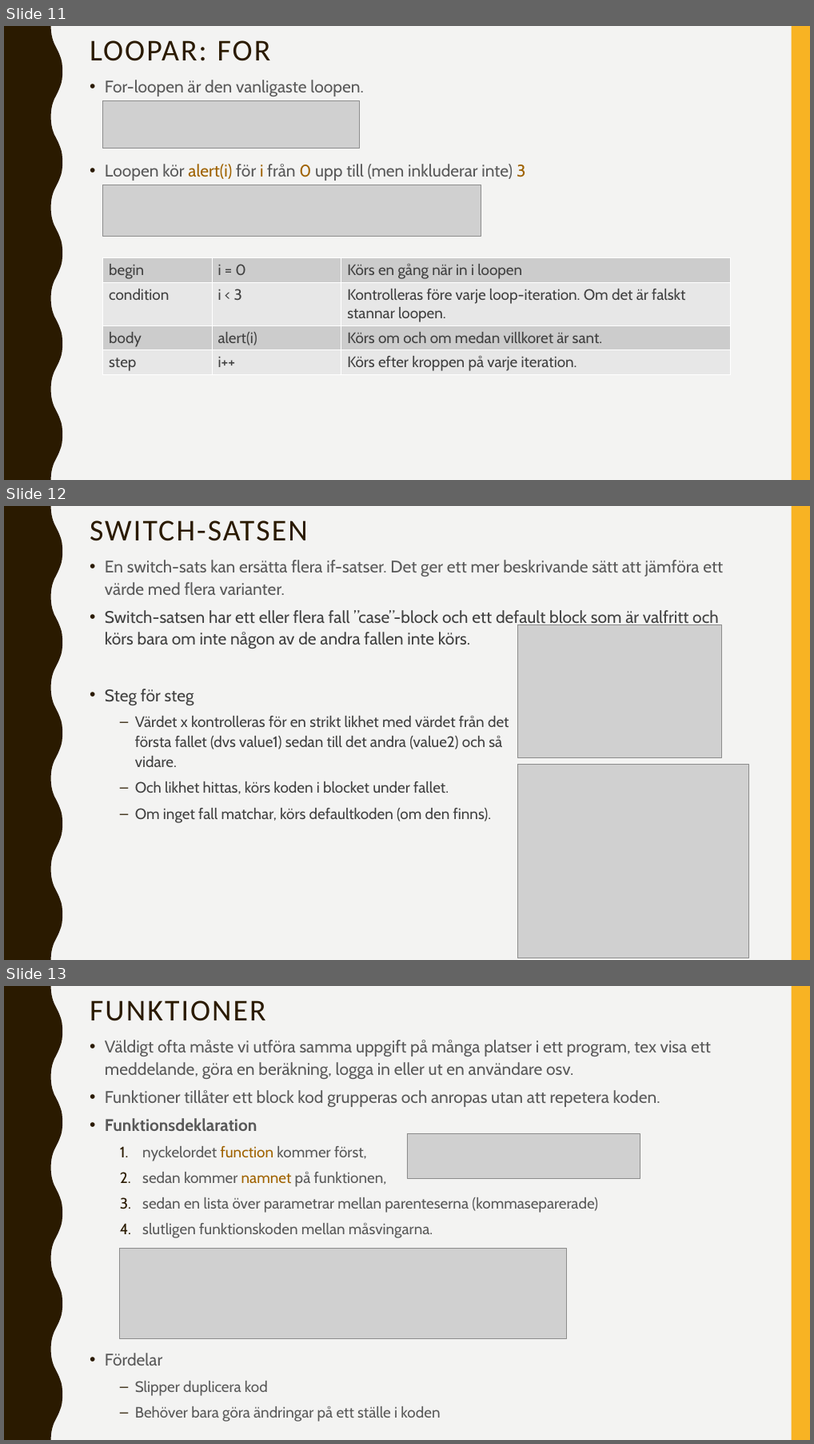
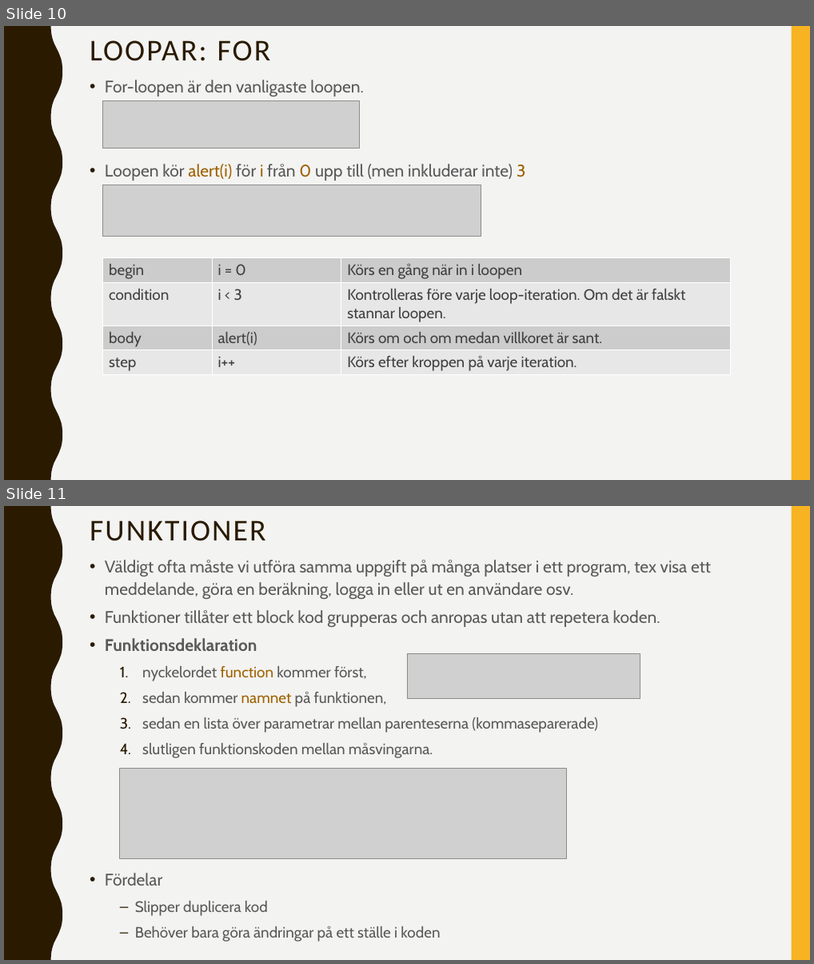
Before and after one commit to abbjetmus/programmering-produktion, a slide deck: Javascript/JavaScript.pptx. Shown one above the other, each under a label of ours: slides 11, 12 and 13 before the commit, slides 10 and 11 after it. The pictures are 814x1444 and 814x964 pixels, drawn with LibreOffice and Linux fonts; fonts in the diff are those of the drawing; grey boxes stand for pictures. Boxes give left, top, right and bottom in pixels: in the first picture for what was removed or moved away, otherwise in the second. Text is boxed around its words. In the diff, an @@ line names an element or a change of style, - is before the commit and + after.

```diff
--- a/Javascript/JavaScript.pptx
+++ b/Javascript/JavaScript.pptx
@@ slide 12 removed at (x1=4, y1=506, x2=810, y2=960), background #F3F3F2; not listed: 2 template elements that a slide beside it also shows @@
@@ title removed at (x1=90, y1=520, x2=308, y2=541) @@
-SWITCH-SATSEN
@@ text removed at (x1=105, y1=560, x2=723, y2=823) @@
-• En switch-sats kan ersätta flera if-satser. Det ger ett mer beskrivande sätt att jämföra ett värde med flera varianter.
-• Switch-satsen har ett eller flera fall ”case”-block och ett default block som är valfritt och körs bara om inte någon av de andra fallen inte körs.
-• Steg för steg
-  – Värdet x kontrolleras för en strikt likhet med värdet från det
-    första fallet (dvs value1) sedan till det andra (value2) och så
-    vidare.
-  – Och likhet hittas, körs koden i blocket under fallet.
-  – Om inget fall matchar, körs defaultkoden (om den finns).
@@ picture removed at (x1=518, y1=624, x2=722, y2=758) @@
@@ picture removed at (x1=518, y1=764, x2=749, y2=958) @@
@@ what was slide 11 is now slide 10 @@
@@ what was slide 13 is now slide 11 @@
```
Also in this commit, not shown: 2 slides changed, 2 other slides removed, 6 other files.
